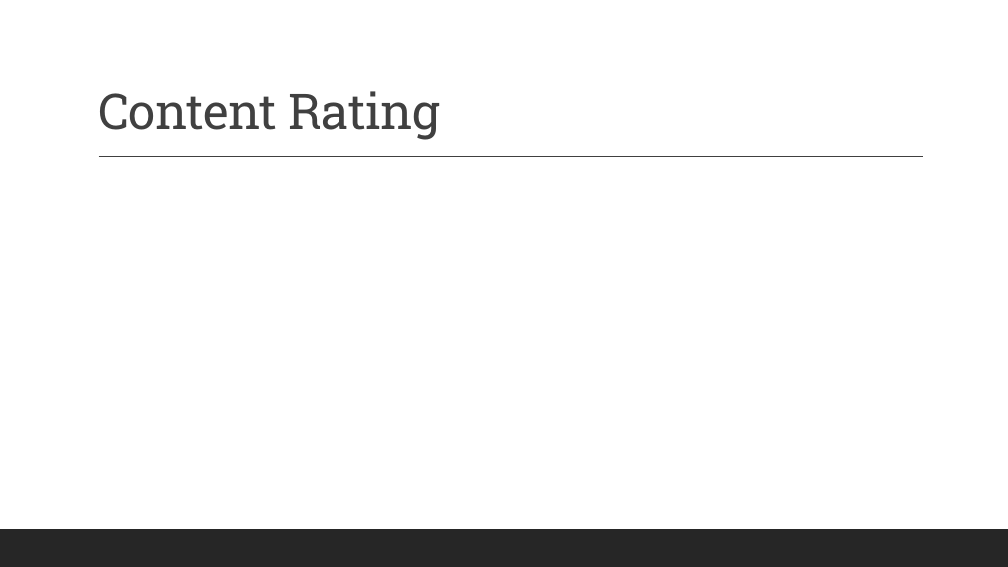
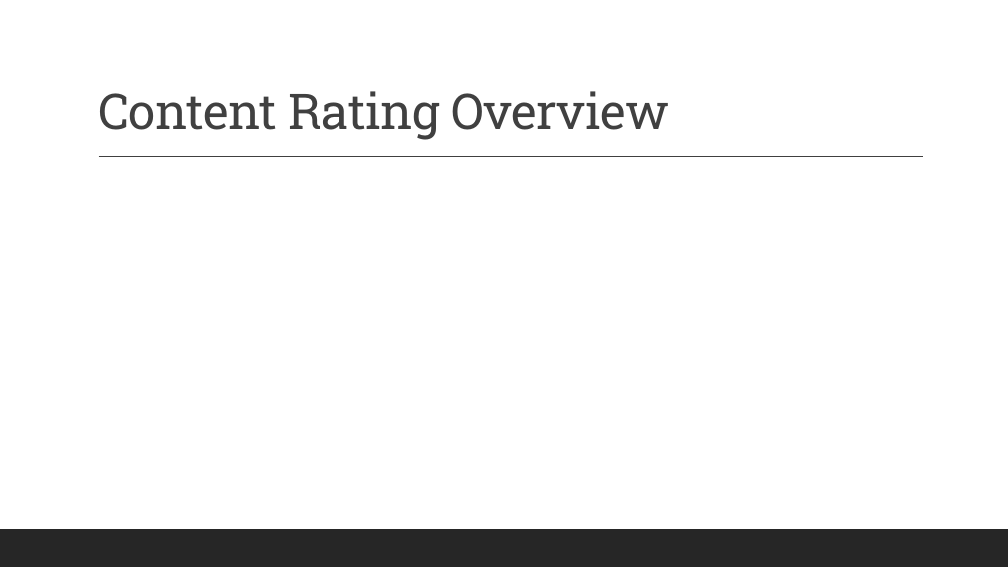
Before and after one commit to robertlanier/app-trader, a slide deck: slide 9 of presentation/app_trader_proposal.pptx (slide 10 before the commit). Drawn at 1008x567 pixels with LibreOffice and Linux fonts; fonts in the diff are those of the drawing. Boxes give left, top, right and bottom in pixels: in the first picture for what was removed or moved away, otherwise in the second. Text is boxed around its words. In the diff, an @@ line names an element or a change of style, - is before the commit and + after.

```diff
--- a/presentation/app_trader_proposal.pptx
+++ b/presentation/app_trader_proposal.pptx
@@ title at bbox=[98, 91, 669, 140]: text changed @@
-Content Rating
+Content Rating Overview
```
Also in this commit, not shown: 1 slide added, 1 slide removed, 1 other file.
